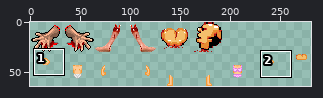
Two versions of one sprite sheet, resources/sprites/body_parts.png. Above: a wide view before the commit, with the close-up outlined.
Close-up. Earlier state:
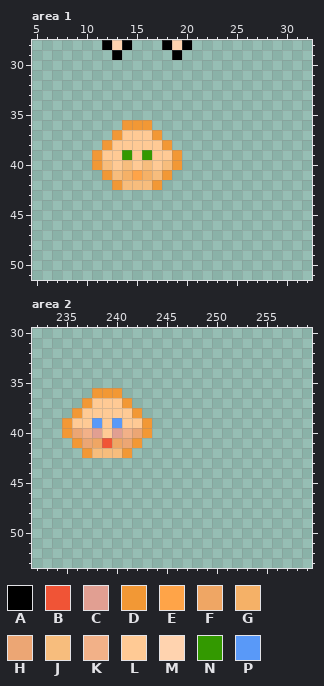
The file is 320x64 pixels. Pixels under 10% opacity are left out. Colours within 5 levels of each other are drawn and written as one. Shown: area 1: x 5..32, y 28..51; area 2: x 232..259, y 30..53. The wide view leaves out empty margins.
Palette (. is transparent): A #000000  B #f05436  C #e19f92  D #f29835  E #ffa448  F #efa664  G #f5b167  H #eca674  J #f7bd7d  K #f2b188  L #ffca95  M #ffd3af  N #339900  P #5999f8
Pixels before, area 1, first column x 11:
28 .AMA...AMA
29 ..A.....A.
30 ..........
31 ..........
32 ..........
33 ..........
34 ..........
35 ..........
36 ...DDD....
37 ..DLLLD...
38 .DLLLLLD..
39 DLLNLNLLD.
40 DJLJLJLJD.
41 .DJGEGJD..
42 ..DJJJD...
Pixels before, area 2, first column x 235:
36 ...DDD...
37 ..DLLLD..
38 .DLLLLLD.
39 DLLPLPLLD
40 DHKCLCKHD
41 .DHFBFHD.
42 ..DJJJD..
The result:
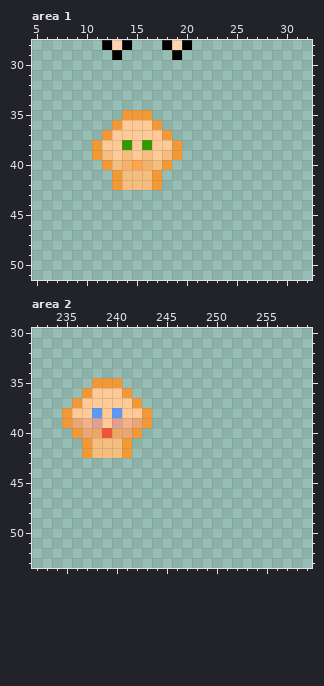
The edit:
Area 1:
Colour D now appears in row 35 at x 14 to 16; in row 36 at x 13 and 17; in row 37 at x 12 and 18; in row 38 at x 11 and 19.
The author changed colour J to colour D in row 40 at x 12 and 18; in row 41 at x 13 and 17.
The author changed colour L to colour E in row 40 at x 15.
The author changed colour J to colour G in row 40 at x 14 and 16.
The author changed colour E to colour J in row 41 at x 15.
The author changed colour G to colour J in row 41 at x 14 and 16.
The author changed colour L to colour J in row 39 at x 12 and 18; in row 40 at x 13 and 17.
The author changed colour N to colour J in row 39 at x 14 and 16.
The author changed colour D to colour L in row 36 at x 14 to 16; in row 37 at x 13 and 17; in row 38 at x 12 and 18.
The author changed colour L to colour N in row 38 at x 14 and 16.
The author cleared colour D in row 40 at x 11 and 19; in row 41 at x 12 and 18.
Area 2:
The author changed colour L to colour B in row 40 at x 239.
The author changed colour P to colour C in row 39 at x 238 and 240.
Colour D now appears in row 35 at x 238 to 240; in row 36 at x 237 and 241; in row 37 at x 236 and 242; in row 38 at x 235 and 243.
The author changed colour H to colour D in row 40 at x 236 and 242; in row 41 at x 237 and 241.
The author changed colour C to colour F in row 40 at x 238 and 240.
The author changed colour K to colour H in row 40 at x 237 and 241.
The author changed colour L to colour H in row 39 at x 236 and 242.
The author changed colour B to colour J in row 41 at x 239.
The author changed colour F to colour J in row 41 at x 238 and 240.
The author changed colour L to colour K in row 39 at x 237 and 241.
The author changed colour D to colour L in row 36 at x 238 to 240; in row 37 at x 237 and 241; in row 38 at x 236 and 242.
The author changed colour L to colour P in row 38 at x 238 and 240.
The author cleared colour D in row 40 at x 235 and 243; in row 41 at x 236 and 242.
